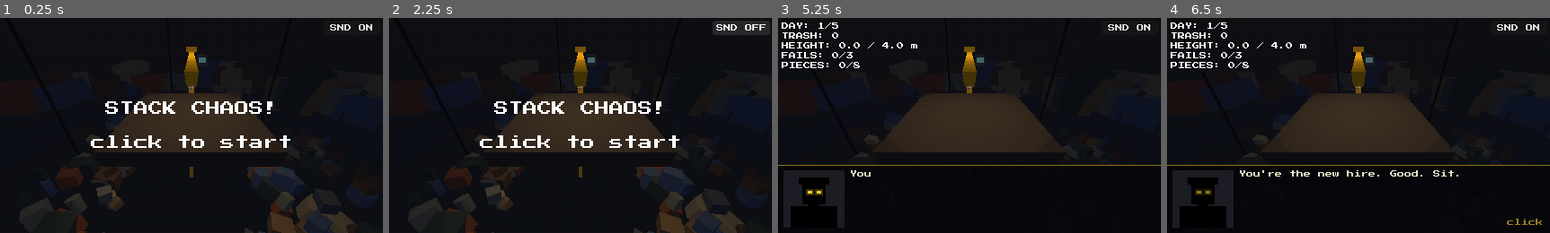
Above: before the commit, frames 1-4 (left to right).
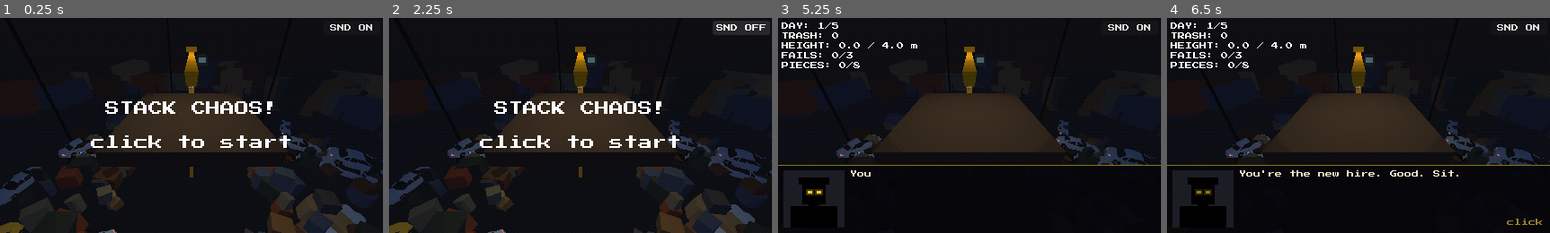
Above: after the commit, the same moments.

Repository: coconutTM/Stack-Chaos
Game: Godot game, scene res://scenes/main.tscn
Two runs of this game, one before a commit and one after it. Both use one fixed random seed, a clock stepped at 60 frames per second and the inputs below.
Inputs (mouse positions are in pixels of both pictures, inside the frame that each line leads up to):
- Up to frame 1 (0.25 s): no input
- Up to frame 2 (2.25 s): click "SND ON" at 0.5 s; click "SND OFF" at 1.25 s; click "SND ON" at 2 s
- Up to frame 3 (5.25 s): click "SND OFF" at 2.75 s; click "SND ON" at 3.5 s; click "SND OFF" at 4.25 s; tap Enter at 5 s; move the mouse to (1053, 114) at 5.02 s; click (1053, 114) at 5.17 s
- Up to frame 4 (6.5 s): drag from (1281, 136) to (1339, 168) at 5.77 s

The runs differ from the first frame. In frame 1, 2.9% of the frame differs, in the area x 0-100%, y 47-100%; in frame 2, 2.9%; in frame 3, 1.4%; in frame 4, 1.5%.

Commit message:
Use Cars Bundle: CAR stackable trash (day 2+) and wrecked cars in the junkyard
Co-Authored-By: Claude Sonnet 5.5 <noreply@anthropic.com>

Diff:
--- a/data/dialogue.gd
+++ b/data/dialogue.gd
@@ -49,6 +49,7 @@
 const KIND_INTRO := {
 	Block.Kind.OIL_BARREL: ["New arrivals: oil barrels. They're slick. They slide."],
 	Block.Kind.STEEL_CRATE: ["Steel crates too. Heavy. Great at the bottom. Terrible if you drop one."],
+	Block.Kind.CAR: ["Scrap cars now. Low, wide, heavy. Flat roofs make decent shelves."],
 	Block.Kind.TV: ["Some TVs in the mix. Fragile. Lose one and you're fired. No exceptions."],
 }
 
--- a/data/game_data.gd
+++ b/data/game_data.gd
@@ -33,6 +33,7 @@
 const KIND_FIRST_DAY := {
 	Block.Kind.OIL_BARREL: 2,
 	Block.Kind.STEEL_CRATE: 2,
+	Block.Kind.CAR: 2,
 	Block.Kind.TV: 3,
 }
 
--- /dev/null
+++ b/scenes/blocks/block_car.tscn
@@ -0,0 +1,19 @@
+[gd_scene format=3]
+
+[ext_resource type="Script" uid="uid://b6ii1x0rv0eof" path="res://scripts/block.gd" id="1_script"]
+[ext_resource type="PhysicsMaterial" path="res://resources/block_physics.tres" id="2_phys"]
+
+[sub_resource type="BoxShape3D" id="BoxShape3D_car"]
+size = Vector3(0.7, 0.45, 1.6)
+
+[node name="BlockCar" type="RigidBody3D"]
+mass = 3.5
+linear_damp = 0.3
+angular_damp = 0.8
+physics_material_override = ExtResource("2_phys")
+script = ExtResource("1_script")
+
+[node name="MeshInstance3D" type="MeshInstance3D" parent="."]
+
+[node name="CollisionShape3D" type="CollisionShape3D" parent="."]
+shape = SubResource("BoxShape3D_car")
--- a/scripts/block.gd
+++ b/scripts/block.gd
@@ -2,9 +2,10 @@
 extends RigidBody3D
 
 # ชนิดของบล็อก ⇄ ชื่อ scene ใน scenes/blocks/ (ดู Kind.SCENES)
-enum Kind { CRATE, PLANK, FRIDGE, BARREL, TIRE, SQUARE, CYLINDER, OIL_BARREL, TV, STEEL_CRATE }
-const KIND_COUNT := 10
-const KIND_NAMES := ["CRATE", "PLANK", "FRIDGE", "BARREL", "TIRE", "SQUARE", "PIPE", "OIL", "TV", "STEEL"]   # เรียงตาม Kind (ใช้โชว์ใน UI)
+enum Kind { CRATE, PLANK, FRIDGE, BARREL, TIRE, SQUARE, CYLINDER, OIL_BARREL, TV, STEEL_CRATE, CAR }
+const KIND_COUNT := 11
+const KIND_NAMES := ["CRATE", "PLANK", "FRIDGE", "BARREL", "TIRE", "SQUARE", "PIPE", "OIL", "TV", "STEEL", "CAR"]
+const CAR_SCALE := 0.4   # รถจริงยาว ~4 ม. ย่อให้เหลือ ~1.6 ม. ให้ขนาดพอดีกับขยะชิ้นอื่น   # เรียงตาม Kind (ใช้โชว์ใน UI)
 
 # ความหนืดที่ทำให้บล็อกที่ชิดกัน "ติด" กันเล็กน้อยคล้ายสไลม์ (หน่วง relative velocity
 # ของคู่ที่สัมผัสกันอยู่ ไม่ใช่แรงดึงดูดข้ามที่ว่าง) ยิ่งค่าสูง ยิ่งหนืด/กองง่ายขึ้น
@@ -25,6 +26,7 @@
 	Kind.OIL_BARREL: preload("res://scenes/blocks/block_oil_barrel.tscn"),
 	Kind.TV: preload("res://scenes/blocks/block_tv.tscn"),
 	Kind.STEEL_CRATE: preload("res://scenes/blocks/block_steel_crate.tscn"),
+	Kind.CAR: preload("res://scenes/blocks/block_car.tscn"),
 }
 
 signal hit(impact: float)   # กระแทก (impact = ความเร็วก่อนชน x รากของมวล) main.gd เอาไปเล่นเสียง/สั่นจอ/ฝุ่น
@@ -54,6 +56,8 @@
 
 func _ready() -> void:
 	_mesh = get_node("MeshInstance3D")
+	if kind == Kind.CAR:
+		_setup_car()
 	# สีเดิมจาก scene แต่ใช้ shader PS1 (รวมชิ้นส่วนเสริม เช่น จอทีวี)
 	for child in get_children():
 		var mi := child as MeshInstance3D
@@ -169,10 +173,10 @@
 	var bb := _mesh.get_aabb()
 	var band := MeshInstance3D.new()
 	var box := BoxMesh.new()
-	box.size = Vector3(bb.size.x + 0.06, maxf(0.1, bb.size.y * 0.14), bb.size.z + 0.06)
+	box.size = Vector3(bb.size.x * _mesh.scale.x + 0.06, maxf(0.1, bb.size.y * _mesh.scale.y * 0.14), bb.size.z * _mesh.scale.z + 0.06)
 	band.mesh = box
 	band.material_override = Psx.material(Color(0.78, 0.78, 0.8))
-	band.position = _mesh.position + bb.get_center()
+	band.position = _mesh.position + bb.get_center() * _mesh.scale
 	add_child(band)
 
 
@@ -180,6 +184,12 @@
 func _glow(color: Color) -> void:
 	var m := _mesh.material_override as ShaderMaterial
 	if m == null:
+		# โมเดลหลาย material (รถ): ใช้ชั้นโปร่งแสงสีนั้นทับแทน
+		var overlay := StandardMaterial3D.new()
+		overlay.shading_mode = BaseMaterial3D.SHADING_MODE_UNSHADED
+		overlay.transparency = BaseMaterial3D.TRANSPARENCY_ALPHA
+		overlay.albedo_color = Color(color, 0.28)
+		_mesh.material_overlay = overlay
 		return
 	m = m.duplicate()
 	m.set_shader_parameter("emission_color", color)
@@ -191,6 +201,17 @@
 func footprint_radius() -> float:
 	var bb := _mesh.global_transform * _mesh.get_aabb()
 	return maxf(bb.size.x, bb.size.z) * 0.5
+
+
+# รถ: สุ่มโมเดลจาก CarModels แล้วย่อขนาด / ตั้งกล่องชนให้พอดีโมเดล และย้ายโมเดลให้ศูนย์กลางอยู่ที่ origin ของบล็อก
+func _setup_car() -> void:
+	_mesh.mesh = CarModels.mesh(randi() % CarModels.count())
+	_mesh.scale = Vector3.ONE * CAR_SCALE
+	var bb := _mesh.mesh.get_aabb()
+	_mesh.position = -bb.get_center() * CAR_SCALE
+	var box := BoxShape3D.new()
+	box.size = bb.size * CAR_SCALE
+	(get_node("CollisionShape3D") as CollisionShape3D).shape = box
 
 
 # ชนแรงไหม: ใช้ความเร็ว "ก่อนชน" (เฟรมก่อนหน้า) เพราะตอนสัญญาณมาความเร็วถูกฟิสิกส์ลดไปแล้ว
--- /dev/null
+++ b/scripts/car_models.gd
@@ -0,0 +1,77 @@
+class_name CarModels
+extends RefCounted
+
+# โมเดลรถจาก assets/cars/*.glb (Cars Bundle) → รวมทุกชิ้นส่วน (ตัวถัง/ล้อ) เป็น ArrayMesh เดียว
+# แปลง material เป็นสไตล์ PS1 (สีเดิม / ไฟหน้า-ไฟท้าย-ไซเรนเรืองแสง) และ cache ไว้ ใช้ได้ทั้งตัวบล็อก (Block) และฉากโรงขยะ (MultiMesh)
+
+const SCENES: Array[PackedScene] = [
+	preload("res://assets/cars/car_a.glb"),
+	preload("res://assets/cars/car_b.glb"),
+	preload("res://assets/cars/police.glb"),
+	preload("res://assets/cars/sports_a.glb"),
+	preload("res://assets/cars/sports_b.glb"),
+	preload("res://assets/cars/suv.glb"),
+	preload("res://assets/cars/taxi.glb"),
+]
+
+static var _cache := {}
+
+
+static func count() -> int:
+	return SCENES.size()
+
+
+static func mesh(variant: int) -> ArrayMesh:
+	if not _cache.has(variant):
+		var parts := {}   # material → {verts, normals, indices} รวม surface ที่ material เดียวกันเป็นก้อนเดียว (ลด draw call)
+		var root := SCENES[variant].instantiate()
+		_collect(root, Transform3D.IDENTITY, parts)
+		root.free()
+		var out := ArrayMesh.new()
+		for mat in parts:
+			var p: Dictionary = parts[mat]
+			var arrays := []
+			arrays.resize(Mesh.ARRAY_MAX)
+			arrays[Mesh.ARRAY_VERTEX] = p.verts
+			arrays[Mesh.ARRAY_NORMAL] = p.normals
+			arrays[Mesh.ARRAY_INDEX] = p.indices
+			out.add_surface_from_arrays(Mesh.PRIMITIVE_TRIANGLES, arrays)
+			out.surface_set_material(out.get_surface_count() - 1, mat)
+		_cache[variant] = out
+	return _cache[variant]
+
+
+# เดินทุก node ของโมเดล รวม surface ที่ material เดียวกัน (แปลงตำแหน่ง/หมุนของ node เข้าไปใน vertex เลย)
+static func _collect(node: Node, parent_xf: Transform3D, parts: Dictionary) -> void:
+	var xf := parent_xf
+	if node is Node3D:
+		xf = parent_xf * (node as Node3D).transform
+	var mi := node as MeshInstance3D
+	if mi and mi.mesh:
+		for s in mi.mesh.get_surface_count():
+			var mat := _psx(mi.mesh.surface_get_material(s))
+			if not parts.has(mat):
+				parts[mat] = {"verts": PackedVector3Array(), "normals": PackedVector3Array(), "indices": PackedInt32Array()}
+			var p: Dictionary = parts[mat]
+			var arrays := mi.mesh.surface_get_arrays(s)
+			var verts: PackedVector3Array = arrays[Mesh.ARRAY_VERTEX]
+			var normals: PackedVector3Array = arrays[Mesh.ARRAY_NORMAL]
+			var indices: PackedInt32Array = arrays[Mesh.ARRAY_INDEX]
+			var offset: int = p.verts.size()
+			for i in verts.size():
+				p.verts.append(xf * verts[i])
+				p.normals.append((xf.basis * normals[i]).normalized())
+			for idx in indices:
+				p.indices.append(idx + offset)
+	for child in node.get_children():
+		_collect(child, xf, parts)
+
+
+# สีเดิมของ material / ถ้าชื่อมีคำว่า "light" (Headlights, TailLights, BlueLights...) ให้เรืองแสงด้วยสีนั้น
+static func _psx(m: Material) -> Material:
+	var std := m as StandardMaterial3D
+	if std == null:
+		return Psx.material(Color(0.5, 0.5, 0.5))
+	if std.resource_name.to_lower().contains("light"):
+		return Psx.material(std.albedo_color, std.albedo_color, 1.4)
+	return Psx.material(std.albedo_color)
--- a/scripts/junkyard.gd
+++ b/scripts/junkyard.gd
@@ -13,11 +13,13 @@
 ]
 const LAMP_COLOR := Color(1.0, 0.8, 0.5)
 const FENCE_RADIUS := 21.0
+const YARD_CARS := [0, 2, 6]   # โมเดลรถที่ใช้ประดับฉาก (car_a, police, taxi) — จำกัดไว้ลด draw call (แต่ละโมเดล ≈ 7 draw)
 
 enum Shape { BOX, CYLINDER }
 
 var _rng := RandomNumberGenerator.new()
 var _groups := {}   # key → {shape, material, xforms}
+var _car_groups := {}   # โมเดลรถ (variant) → รายการ transform (รวมเป็น MultiMesh ต่อโมเดล)
 var _meshes := {}
 
 
@@ -28,6 +30,7 @@
 	_build_fence()
 	_build_mounds()
 	_build_lamps()
+	_build_cars()
 	_flush()
 
 
@@ -108,6 +111,33 @@
 		_add(Shape.BOX, lamp_mat, Transform3D(Basis.from_scale(Vector3(0.8, 0.25, 0.8)), base + inward * 2.2 + Vector3(0, top_y - 0.2, 0)))
 
 
+# ซากรถในหลุม: บางคันพลิกคว่ำ/เอียง บางคันซ้อนทับกัน (ไฟหน้า-ไฟท้ายเรืองแสงในความมืด)
+func _build_cars() -> void:
+	for i in 16:
+		var a := _rng.randf() * TAU
+		var r := _rng.randf_range(8.0, FENCE_RADIUS - 2.5)
+		var pos := Vector3(cos(a) * r, FLOOR_Y, sin(a) * r)
+		if absf(pos.x) < 6.5 and absf(pos.z) < 6.5:
+			continue   # ใต้แท่นวาง
+		var tilt := Vector3(_rng.randf_range(-0.12, 0.12), 0.0, _rng.randf_range(-0.12, 0.12))
+		if _rng.randf() < 0.25:
+			tilt.z = PI   # คว่ำหลังคา
+			pos.y += 1.2
+		var s := _rng.randf_range(0.9, 1.2)
+		var basis := Basis.from_euler(Vector3(tilt.x, _rng.randf() * TAU, tilt.z)) * Basis.from_scale(Vector3(s, s, s))
+		_add_car(YARD_CARS[_rng.randi() % YARD_CARS.size()], Transform3D(basis, pos))
+		if _rng.randf() < 0.3:
+			# ซ้อนอีกคันทับ
+			var top := Basis.from_euler(Vector3(0.0, _rng.randf() * TAU, _rng.randf_range(-0.15, 0.15))) * Basis.from_scale(Vector3(s, s, s))
+			_add_car(YARD_CARS[_rng.randi() % YARD_CARS.size()], Transform3D(top, pos + Vector3(_rng.randf_range(-0.5, 0.5), 1.15 * s, _rng.randf_range(-0.5, 0.5))))
+
+
+func _add_car(variant: int, xform: Transform3D) -> void:
+	if not _car_groups.has(variant):
+		_car_groups[variant] = []
+	_car_groups[variant].append(xform)
+
+
 func _add(shape: int, material: Material, xform: Transform3D) -> void:
 	var key := "%d:%d" % [shape, material.get_instance_id()]
 	if not _groups.has(key):
@@ -131,6 +161,20 @@
 		add_child(mi)
 	_groups.clear()
 
+	for variant in _car_groups:
+		var xforms: Array = _car_groups[variant]
+		var cars := MultiMesh.new()
+		cars.transform_format = MultiMesh.TRANSFORM_3D
+		cars.mesh = CarModels.mesh(variant)   # material PS1 ฝังอยู่ในแต่ละ surface แล้ว
+		cars.instance_count = xforms.size()
+		for i in xforms.size():
+			cars.set_instance_transform(i, xforms[i])
+		var cars_mi := MultiMeshInstance3D.new()
+		cars_mi.multimesh = cars
+		cars_mi.cast_shadow = GeometryInstance3D.SHADOW_CASTING_SETTING_OFF
+		add_child(cars_mi)
+	_car_groups.clear()
+
 
 func _mesh_for(shape: int) -> Mesh:
 	if not _meshes.has(shape):
Binary file added: assets/cars/car_a.glb
Not shown, added: assets/cars/car_a.glb.import
Binary file added: assets/cars/car_b.glb
Not shown, added: assets/cars/car_b.glb.import
Binary file added: assets/cars/police.glb
Not shown, added: assets/cars/police.glb.import
Binary file added: assets/cars/sports_a.glb
Not shown, added: assets/cars/sports_a.glb.import
Binary file added: assets/cars/sports_b.glb
Not shown, added: assets/cars/sports_b.glb.import
Binary file added: assets/cars/suv.glb
Not shown, added: assets/cars/suv.glb.import
(and 5 more such lines)
